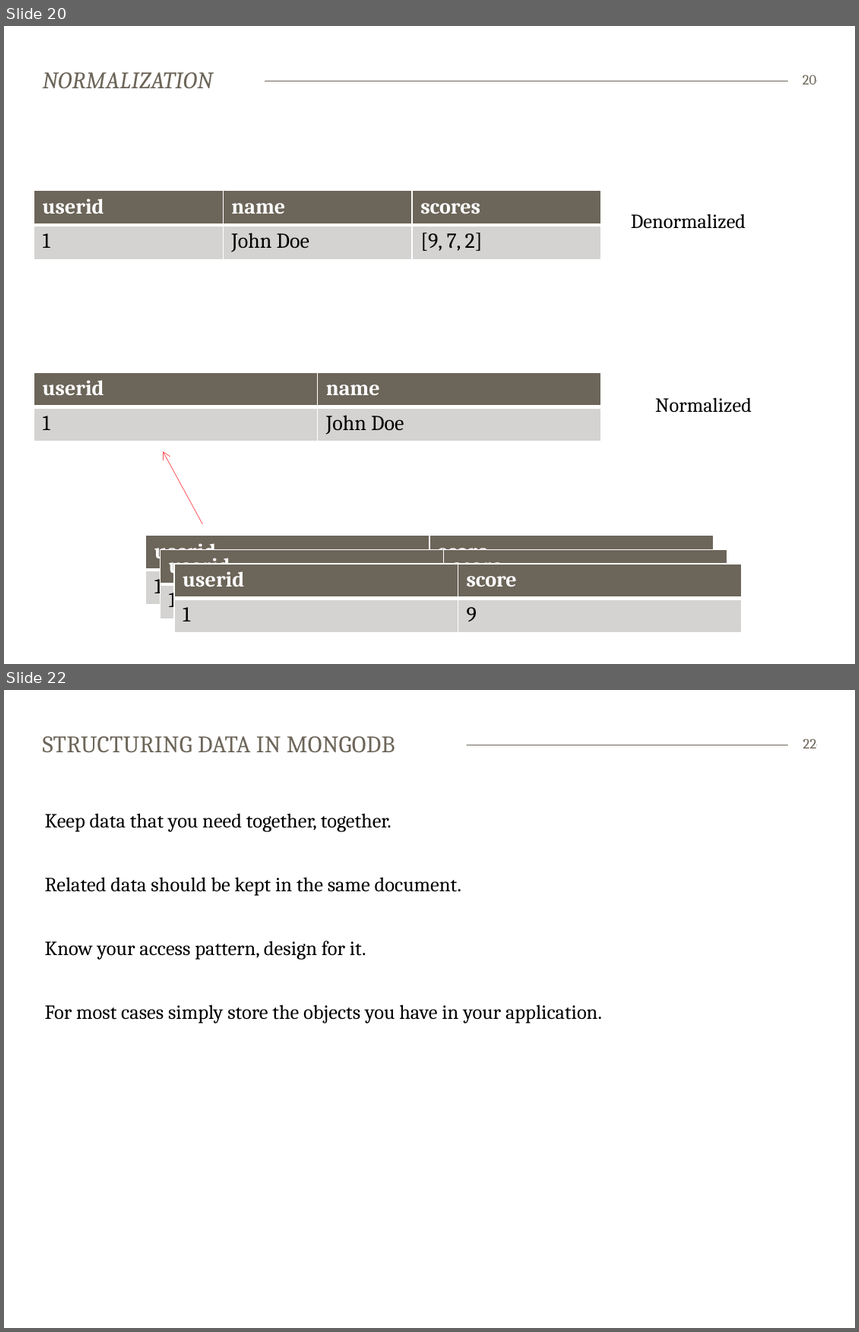
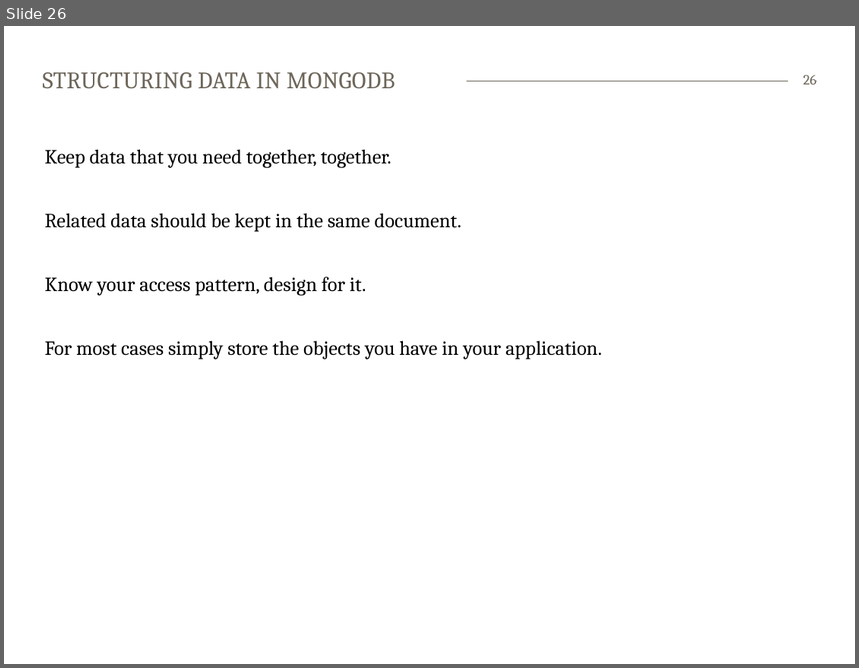
Before and after one commit to bekkopen/databasekurs, a slide deck: mongodb/mongodb-slides.pptx. Shown one above the other, each under a label of ours: slides 20 and 22 before the commit, slide 26 after it; the slides between them are not shown. The pictures are 859x1332 and 859x668 pixels, drawn with LibreOffice and Linux fonts; fonts in the diff are those of the drawing. Boxes give left, top, right and bottom in pixels: in the first picture for what was removed or moved away, otherwise in the second. Text is boxed around its words. In the diff, an @@ line names an element or a change of style, - is before the commit and + after.

```diff
--- a/mongodb/mongodb-slides.pptx
+++ b/mongodb/mongodb-slides.pptx
@@ slide 20 removed at <box>4,26,855,664</box>, background #FFFFFF; not listed: 1 template element that a slide beside it also shows @@
@@ title removed at <box>43,72,213,88</box> @@
-NORMALIZATION
@@ page number removed at <box>803,75,816,85</box> @@
-20
@@ table removed at <box>34,190,601,259</box>, 2 rows, 3 columns @@
-userid | name | scores
-1 | John Doe | [9, 7, 2]
@@ text removed at <box>631,214,746,229</box> @@
-Denormalized
@@ table removed at <box>34,373,601,442</box>, 2 rows, 2 columns @@
-userid | name
-1 | John Doe
@@ text removed at <box>655,398,752,413</box> @@
-Normalized
@@ arrow removed from (202, 525) to (163, 452) @@
@@ table removed at <box>146,536,713,605</box>, 2 rows, 2 columns @@
-userid | score
-1 | 9
@@ table removed at <box>160,550,727,620</box>, 2 rows, 2 columns @@
-userid | score
-1 | 9
@@ table removed at <box>174,564,741,633</box>, 2 rows, 2 columns @@
-userid | score
-1 | 9
@@ what was slide 22 is now slide 26 @@
@@ page number at <box>804,75,817,85</box>: text changed @@
-22
+26
```
Also in this commit, not shown: 4 slides changed, 6 slides added, 3 other slides removed.
